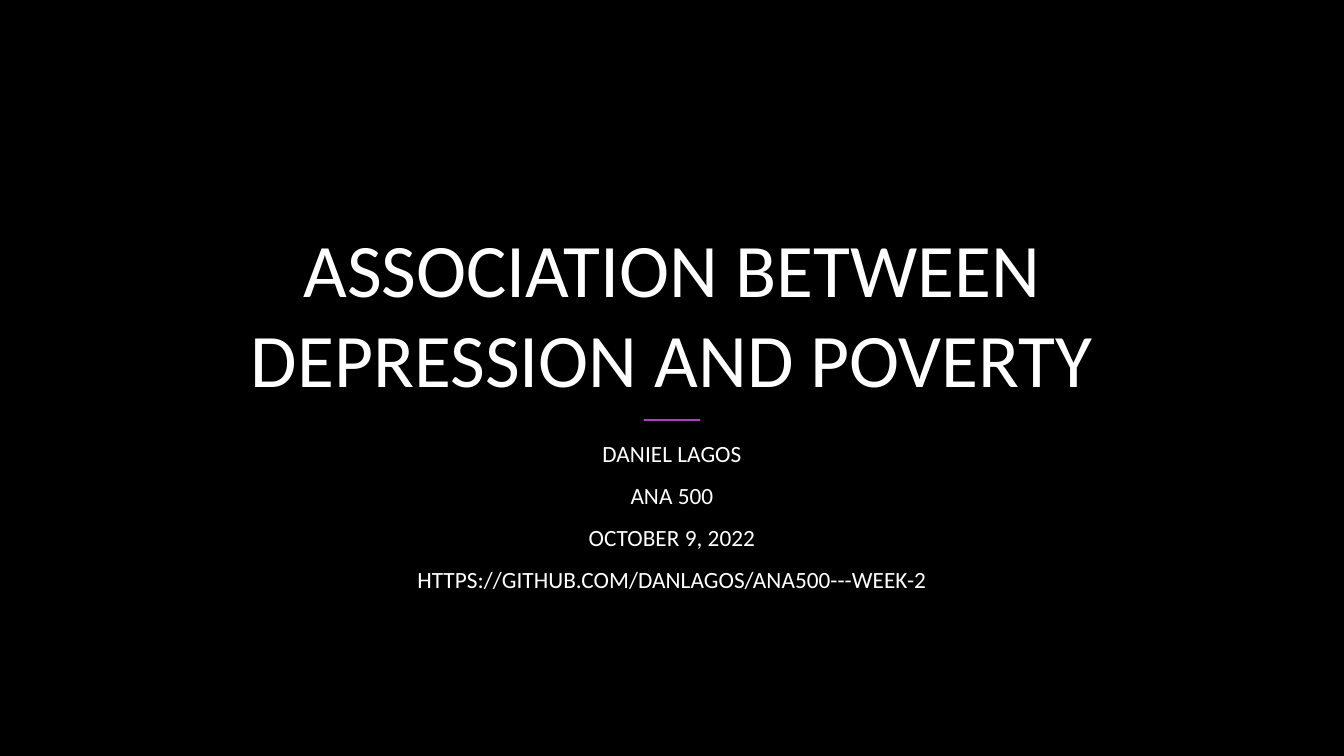
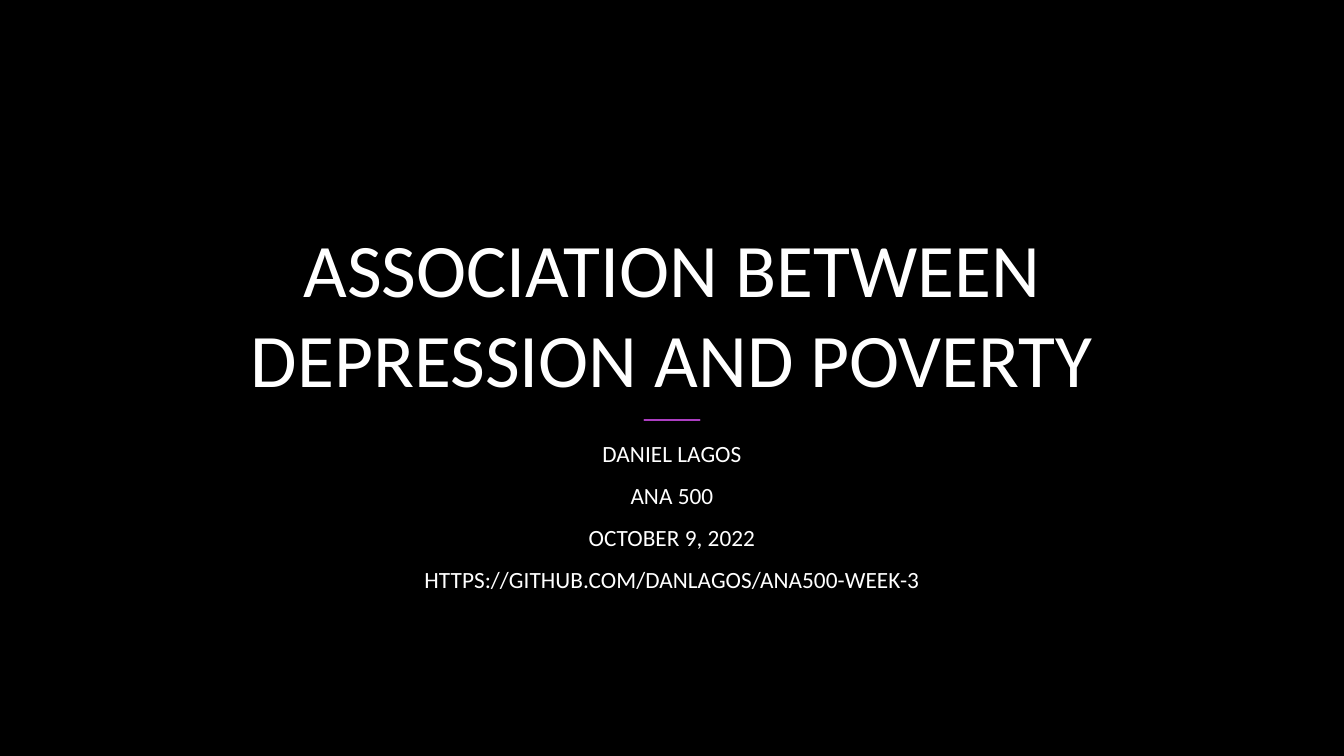
Before and after one commit to danlagos/ANA500-Week-3, a slide deck: slide 1 of Depression and Poverty.pptx. Drawn at 1344x756 pixels with LibreOffice and Linux fonts; fonts in the diff are those of the drawing; background and template pictures are left out. Boxes give left, top, right and bottom in pixels: in the first picture for what was removed or moved away, otherwise in the second. Text is boxed around its words. In the diff, an @@ line names an element or a change of style, - is before the commit and + after.

Commit message:
added github link to presentation.

```diff
--- a/Depression and Poverty.pptx
+++ b/Depression and Poverty.pptx
@@ subtitle at (424,572,918,589): text changed @@
-HTTPS://GITHUB.COM/DANLAGOS/ANA500---WEEK-2
+HTTPS://GITHUB.COM/DANLAGOS/ANA500-WEEK-3
```
